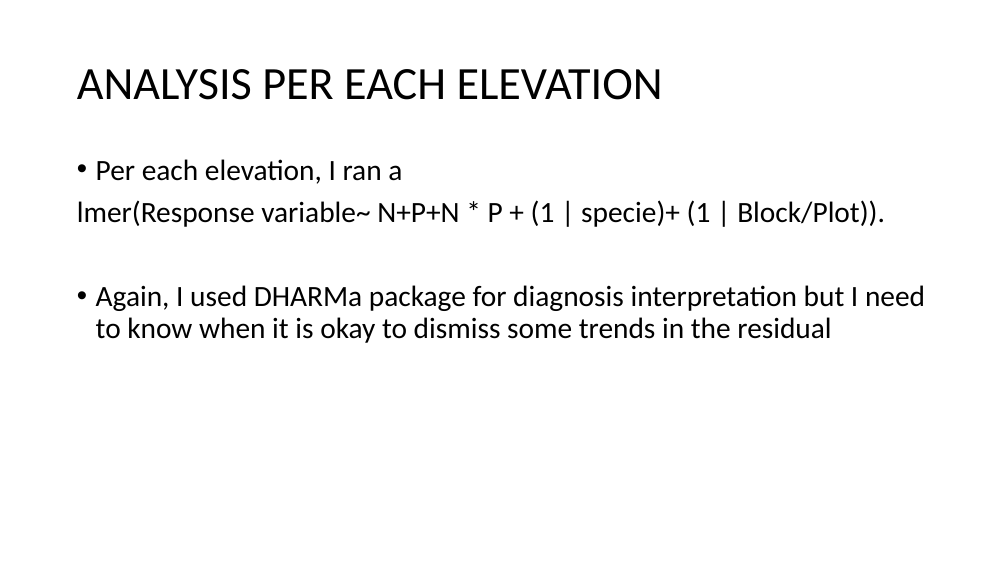
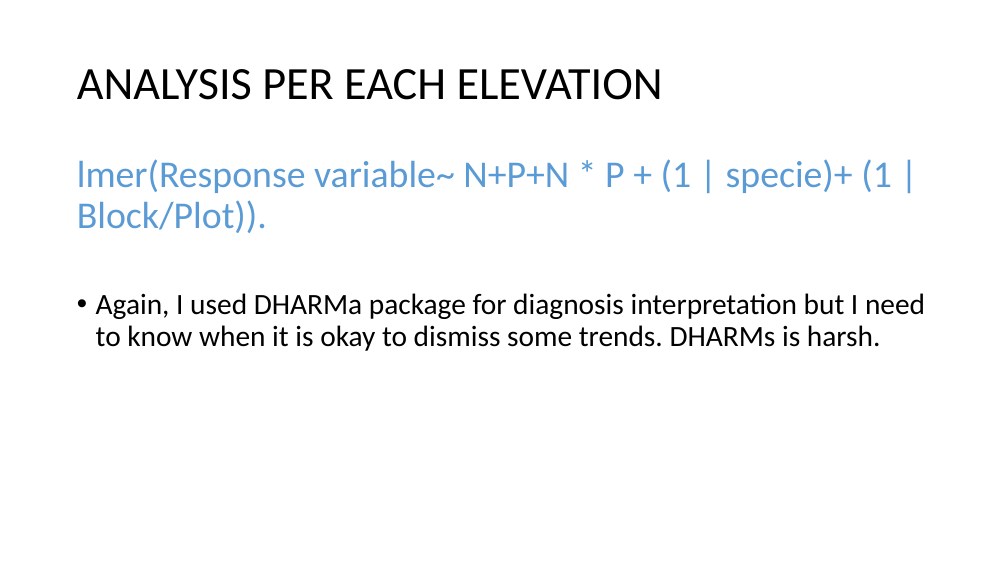
Before and after one commit to ajchavez94/NUMEX_preliminar, a slide deck: slide 16 of NUMEX_pre_RStudio/NUMEX results.pptx (slide 11 before the commit). Drawn at 1008x567 pixels with LibreOffice and Linux fonts; fonts in the diff are those of the drawing. Boxes give left, top, right and bottom in pixels: in the first picture for what was removed or moved away, otherwise in the second. Text is boxed around its words. In the diff, an @@ line names an element or a change of style, - is before the commit and + after.

```diff
--- a/NUMEX_pre_RStudio/NUMEX results.pptx
+++ b/NUMEX_pre_RStudio/NUMEX results.pptx
@@ text at [77,159,892,233]: size 28 to 36 pt, text colour #000000 to #5B9BD5 in "lmer(Response variable~ N+P+N * P + (1 ..." @@
@@ text at [96,159,402,184]: paragraph removed @@
-• Per each elevation, I ran a
@@ text at [96,293,925,351]: text changed @@
-• Again, I used DHARMa package for diagnosis interpretation but I need to know when it is okay to dismiss some trends in the residual
+• Again, I used DHARMa package for diagnosis interpretation but I need to know when it is okay to dismiss some trends. DHARMs is harsh.
```
Also in this commit, not shown: 15 other slides changed, 12 slides added, 4 slides removed, 30 other files.
